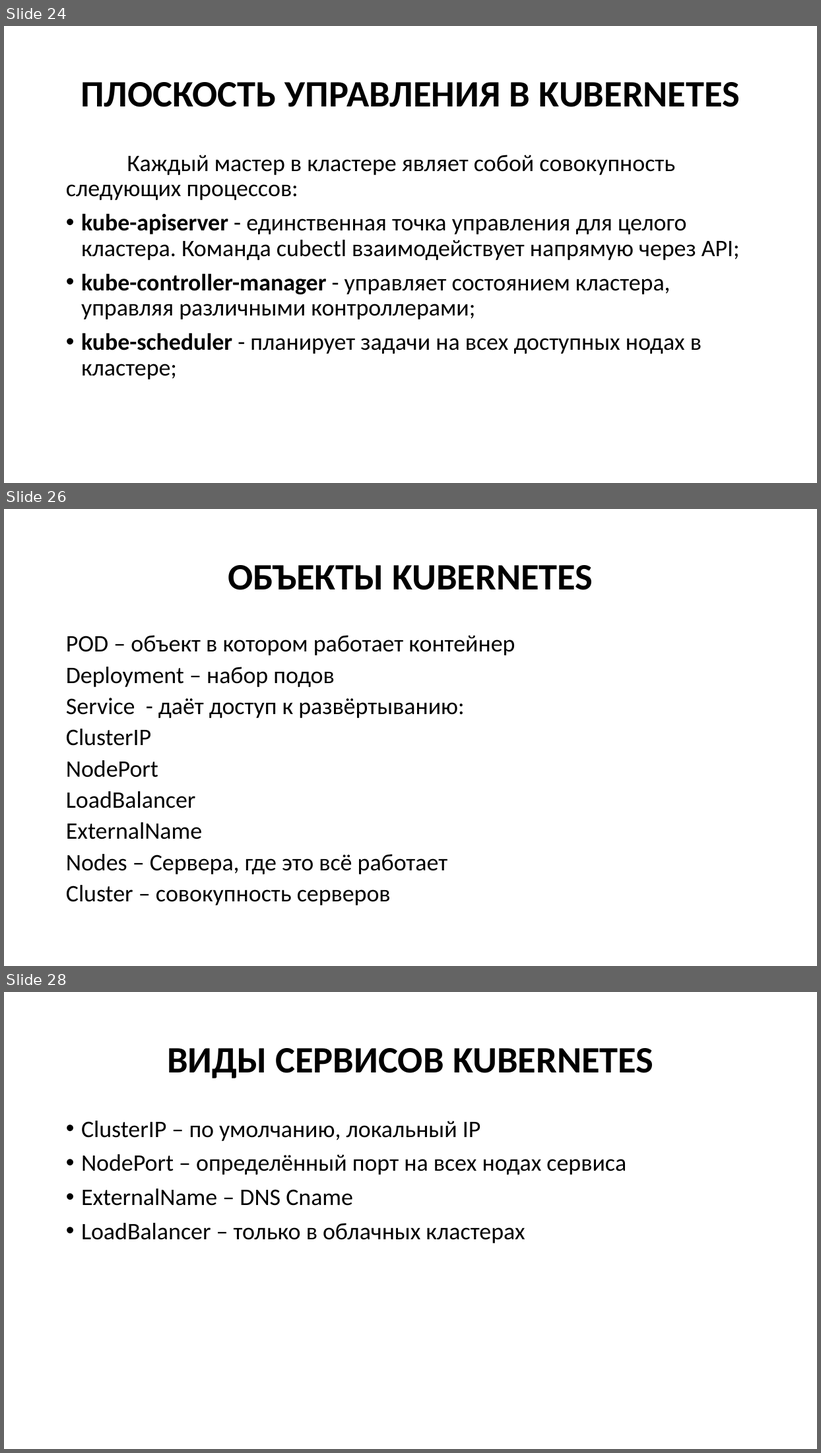
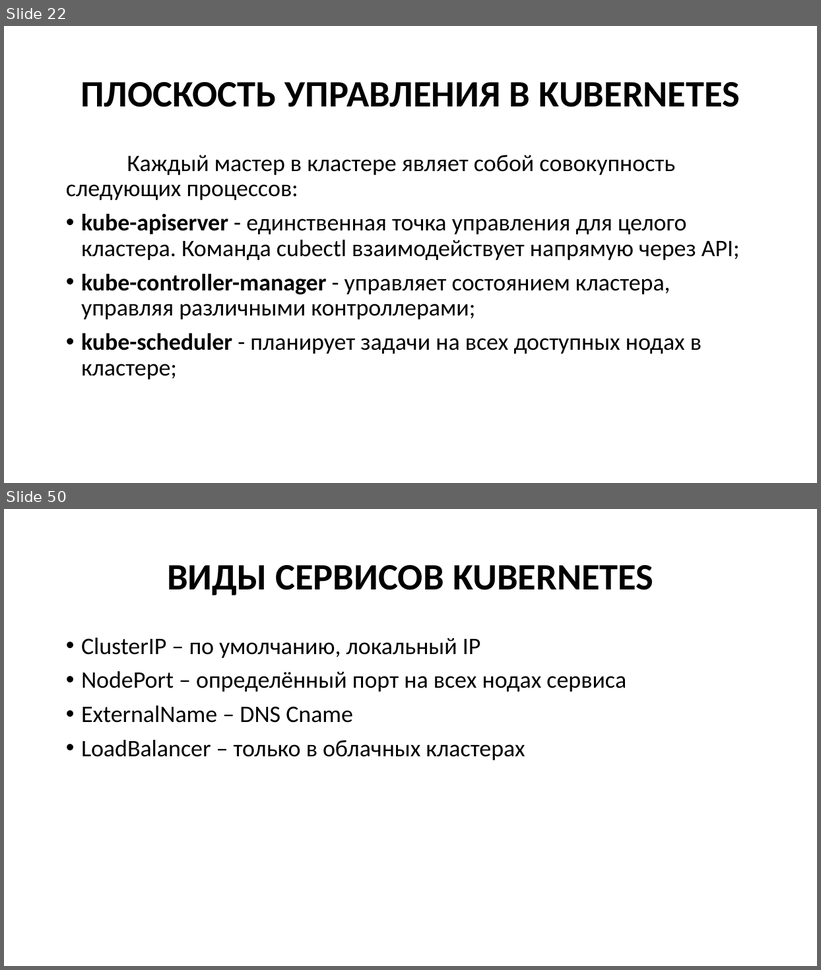
Before and after one commit to Kollekcioner47/k8s, a slide deck: k8s.pptx. Shown one above the other, each under a label of ours: slides 24, 26 and 28 before the commit, slides 22 and 50 after it; the slides between them are not shown. The pictures are 821x1453 and 821x970 pixels, drawn with LibreOffice and Linux fonts; fonts in the diff are those of the drawing. Boxes give left, top, right and bottom in pixels: in the first picture for what was removed or moved away, otherwise in the second. Text is boxed around its words. In the diff, an @@ line names an element or a change of style, - is before the commit and + after.

```diff
--- a/k8s.pptx
+++ b/k8s.pptx
@@ slide 26 removed at [4, 509, 817, 966], background #FFFFFF @@
@@ title removed at [228, 565, 593, 590] @@
-ОБЪЕКТЫ KUBERNETES
@@ text removed at [66, 635, 515, 906] @@
-POD – объект в котором работает контейнер
-Deployment – набор подов
-Service - даёт доступ к развёртыванию:
-ClusterIP
-NodePort
-LoadBalancer
-ExternalName
-Nodes – Сервера, где это всё работает
-Cluster – совокупность серверов
@@ what was slide 24 is now slide 22 @@
@@ what was slide 28 is now slide 50 @@
```
Also in this commit, not shown: 5 slides changed, 51 slides added, 4 other slides removed.
